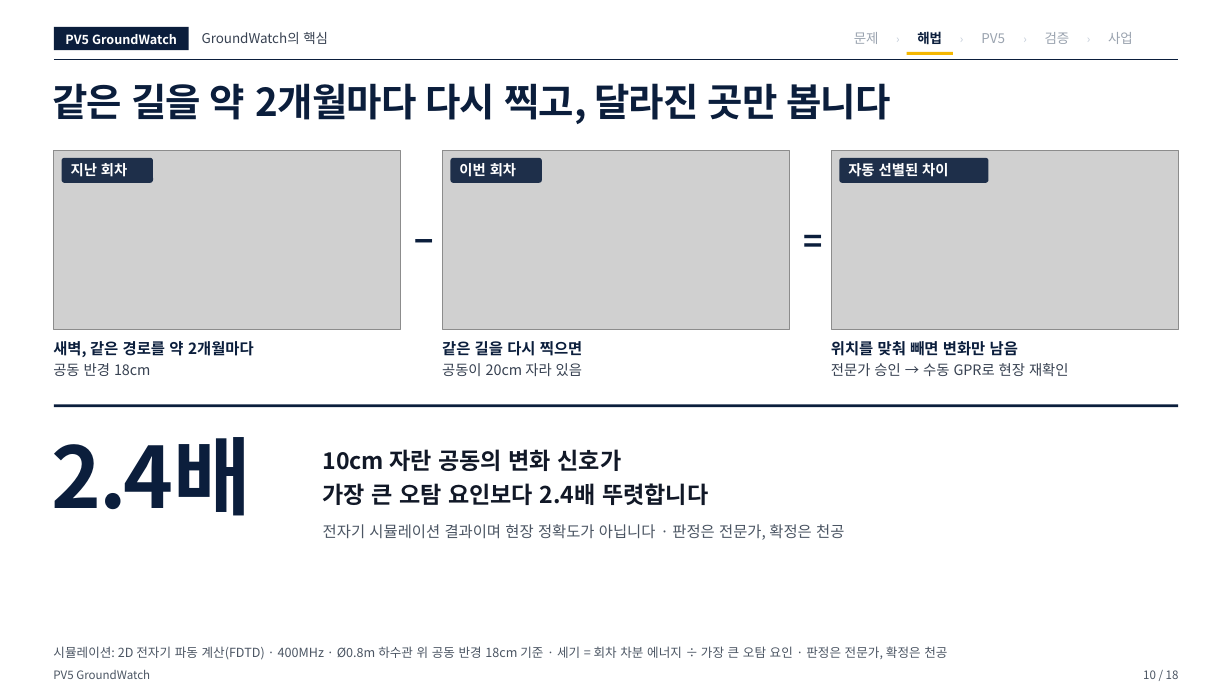
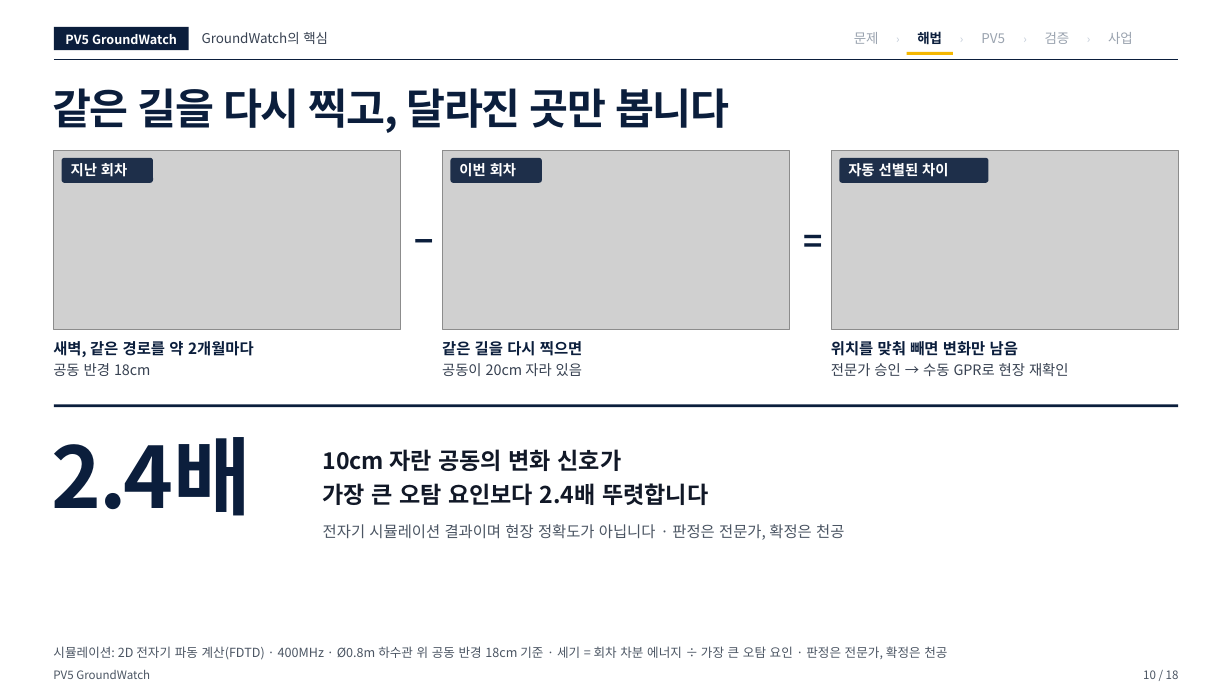
Before and after one commit to woojin-choe/pv5-hose-lab, a slide deck: slide 10 of ppt_all/PV5_GroundWatch_10_25.pptx. Drawn at 1232x693 pixels with LibreOffice and Linux fonts; fonts in the diff are those of the drawing; grey boxes stand for pictures. Boxes give left, top, right and bottom in pixels: in the first picture for what was removed or moved away, otherwise in the second. Text is boxed around its words. In the diff, an @@ line names an element or a change of style, - is before the commit and + after.

```diff
--- a/ppt_all/PV5_GroundWatch_10_25.pptx
+++ b/ppt_all/PV5_GroundWatch_10_25.pptx
@@ text at (52,88,729,133): text changed; size 30 to 33 pt @@
-같은 길을 약 2개월마다 다시 찍고, 달라진 곳만 봅니다
+같은 길을 다시 찍고, 달라진 곳만 봅니다
```
Also in this commit, not shown: 11 other slides changed, 17 other files.
